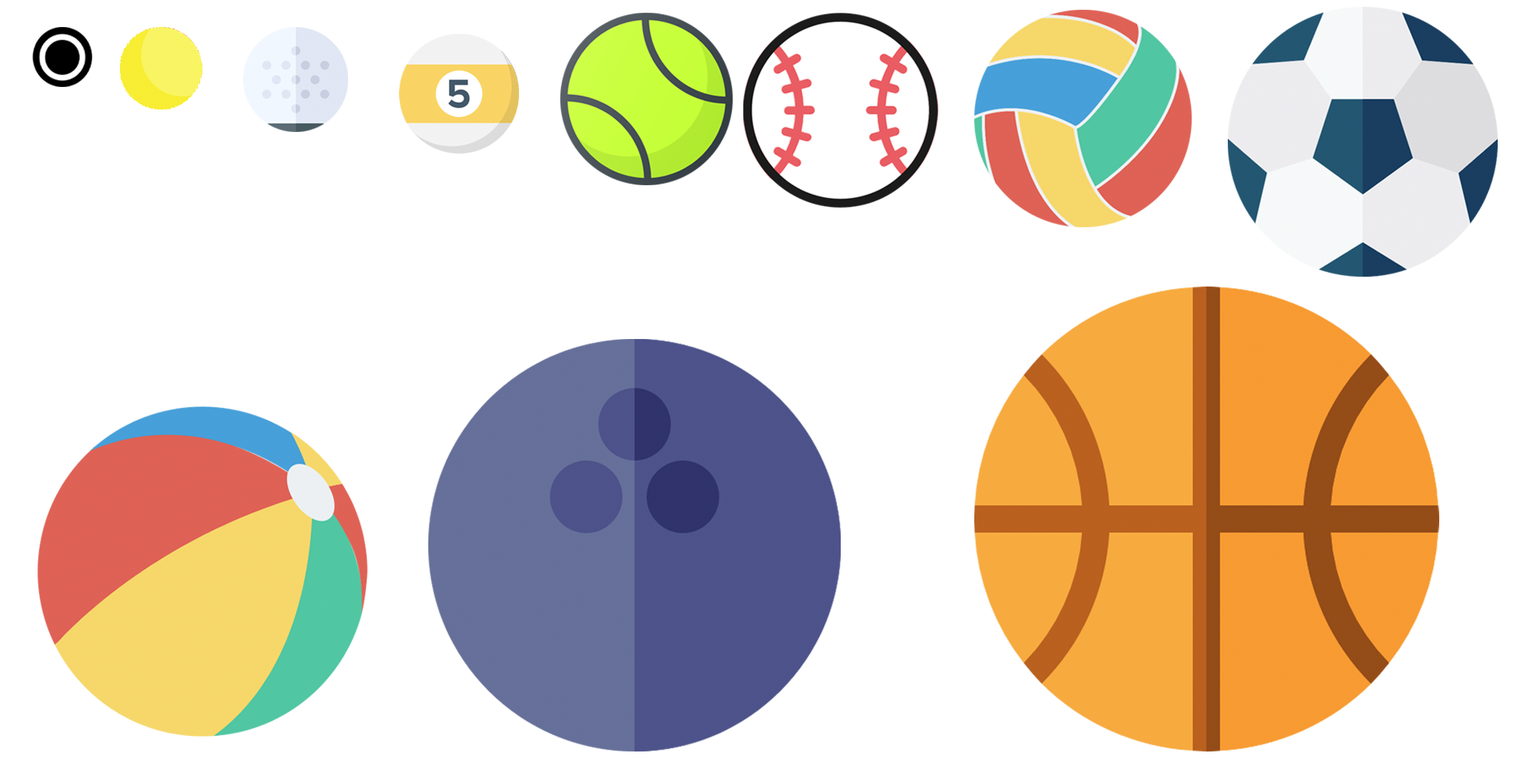
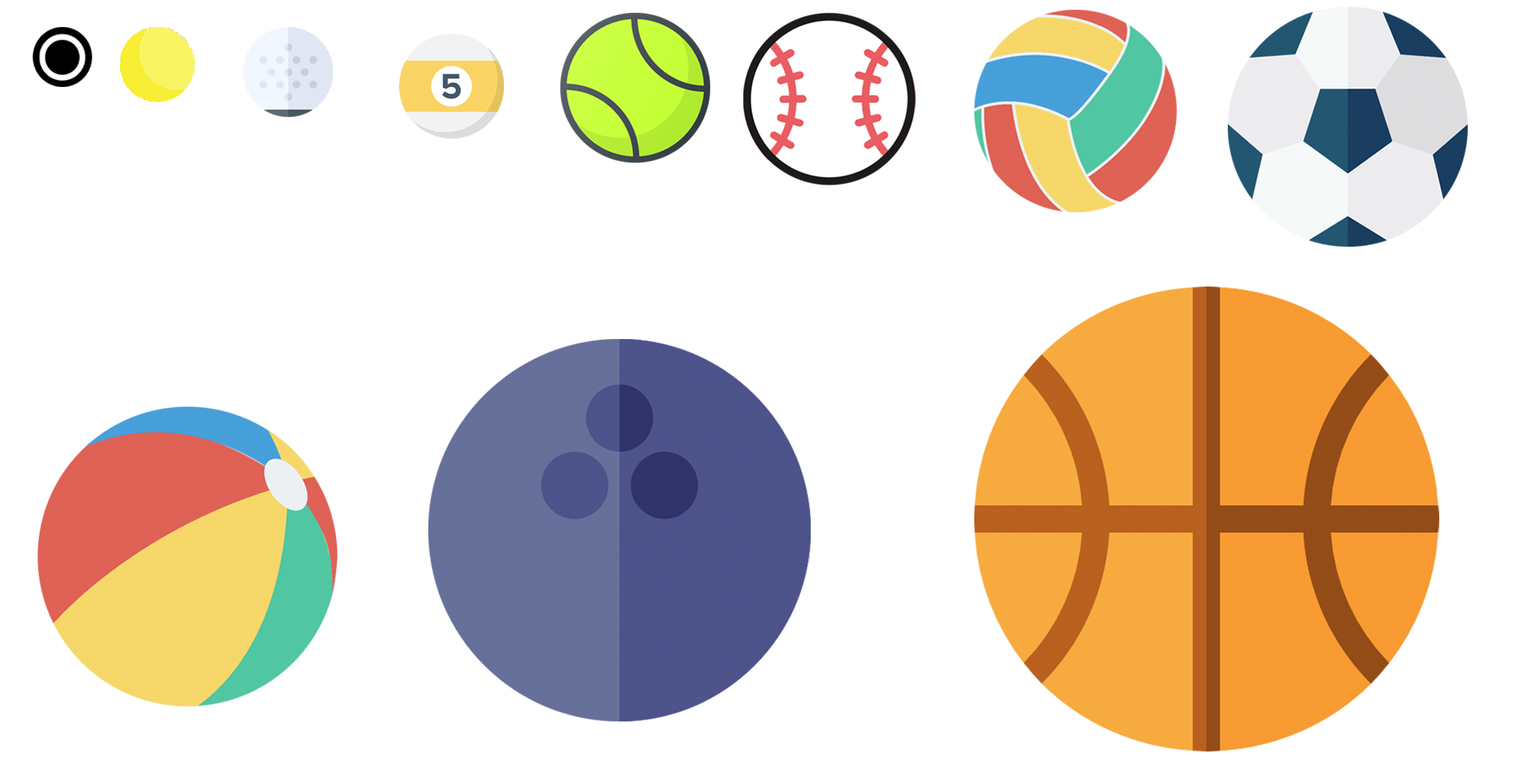
Revision of a layered 1536px x 768px image; what changed, layer by layer:
painted on "10" over bbox(428, 338, 841, 752)
painted on "9" over bbox(37, 406, 368, 737)
painted on "8" over bbox(1227, 6, 1498, 277)
painted on "7" over bbox(974, 9, 1192, 228)
painted on "6" over bbox(743, 12, 939, 208)
painted on "5" over bbox(560, 12, 733, 186)
painted on "4" over bbox(398, 33, 519, 154)
painted on "3" over bbox(242, 26, 348, 132)
painted on "2" over bbox(119, 26, 203, 110)
